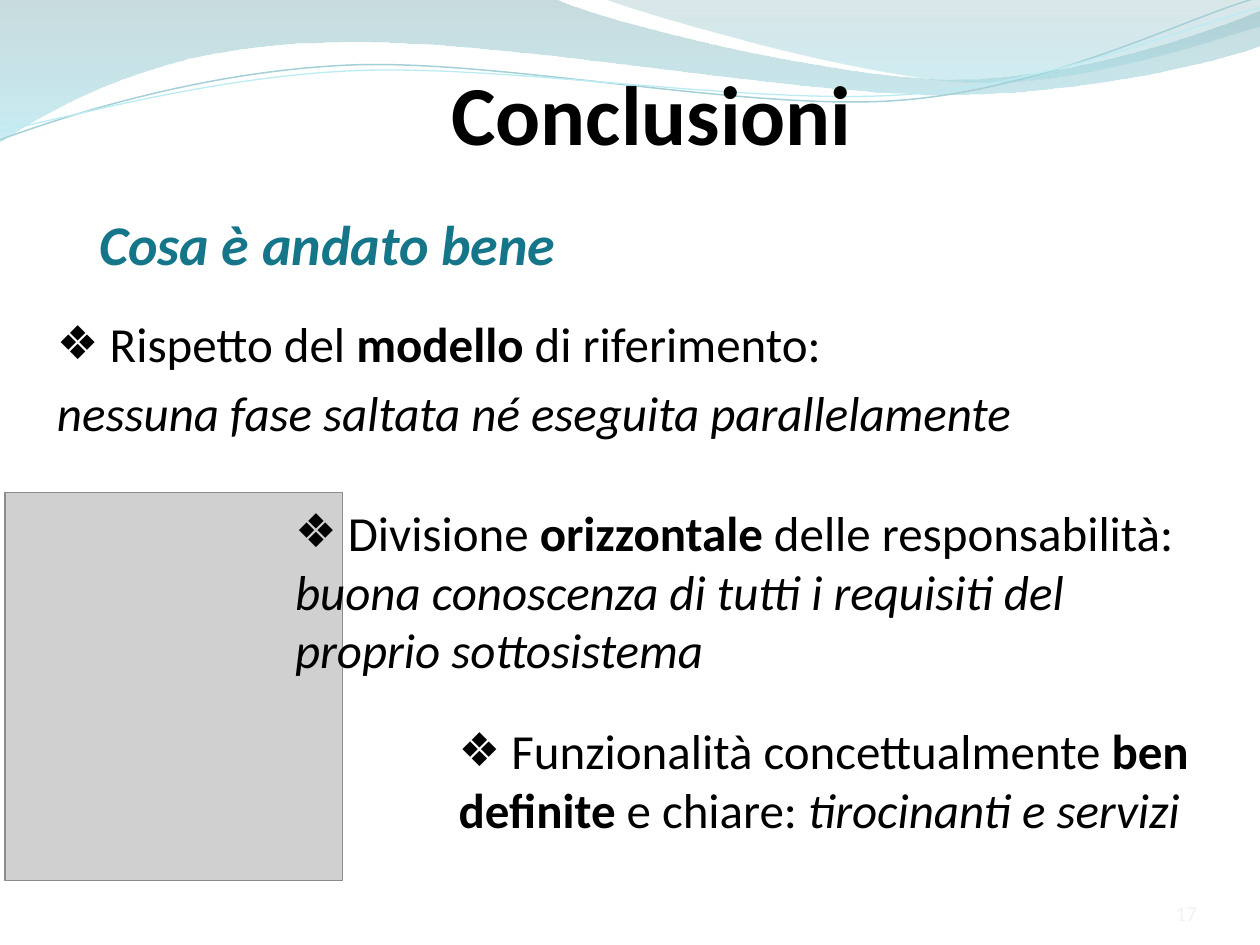
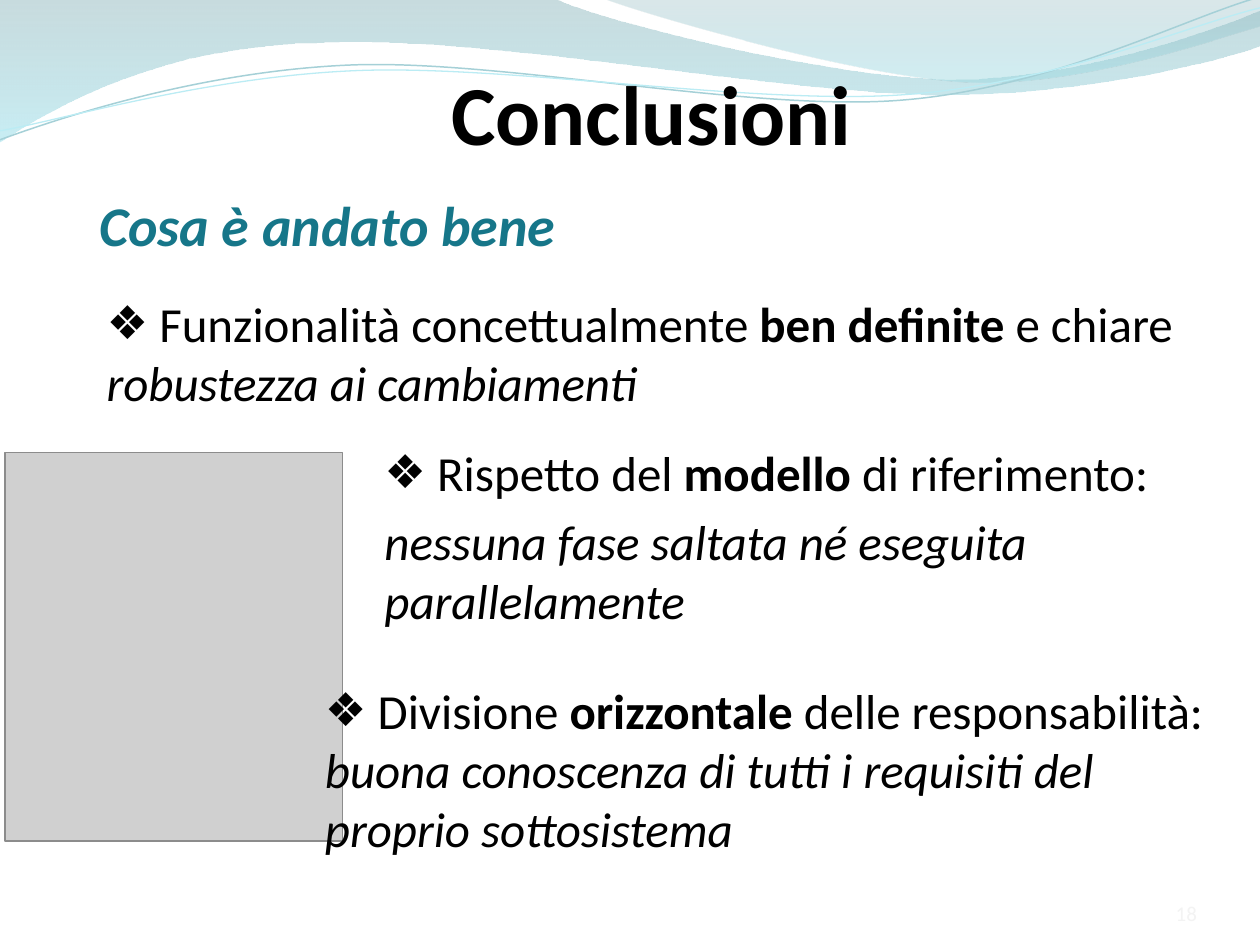
Before and after one commit to ammirate/at-silo, a slide deck: slide 18 of Presentazione/Atsilo2/Ferrara/Ferrara_M_PresentazioneFinale.pptx (slide 17 before the commit). Drawn at 1260x945 pixels with LibreOffice and Linux fonts; fonts in the diff are those of the drawing; grey boxes stand for pictures. Boxes give left, top, right and bottom in pixels: in the first picture for what was removed or moved away, otherwise in the second. Text is boxed around its words. In the diff, an @@ line names an element or a change of style, - is before the commit and + after.

```diff
--- a/Presentazione/Atsilo2/Ferrara/Ferrara_M_PresentazioneFinale.pptx
+++ b/Presentazione/Atsilo2/Ferrara/Ferrara_M_PresentazioneFinale.pptx
@@ text "Cosa è andato bene": place and size @@
-text "Cosa è andato bene" at bbox=[99, 225, 555, 266]
+text "Cosa è andato bene" at bbox=[99, 206, 555, 247]
@@ text at bbox=[107, 307, 1173, 402]: text changed @@
-❖ Funzionalità concettualmente ben definite e chiare: tirocinanti e servizi
+❖ Funzionalità concettualmente ben definite e chiare robustezza ai cambiamenti
@@ text "Rispetto del modello di riferimento:" rewrapped from bbox=[57, 327, 1010, 440] to bbox=[384, 456, 1148, 627] @@
@@ picture: place and size @@
-picture at bbox=[5, 493, 343, 881]
+picture at bbox=[5, 452, 343, 840]
@@ text "Divisione orizzontale delle responsabilità: buona ...": place and size @@
-text "Divisione orizzontale delle responsabilità: buona ..." at bbox=[295, 516, 1173, 680]
+text "Divisione orizzontale delle responsabilità: buona ..." at bbox=[325, 694, 1203, 855]
```
Also in this commit, not shown: 10 other slides changed, 2 slides added.
